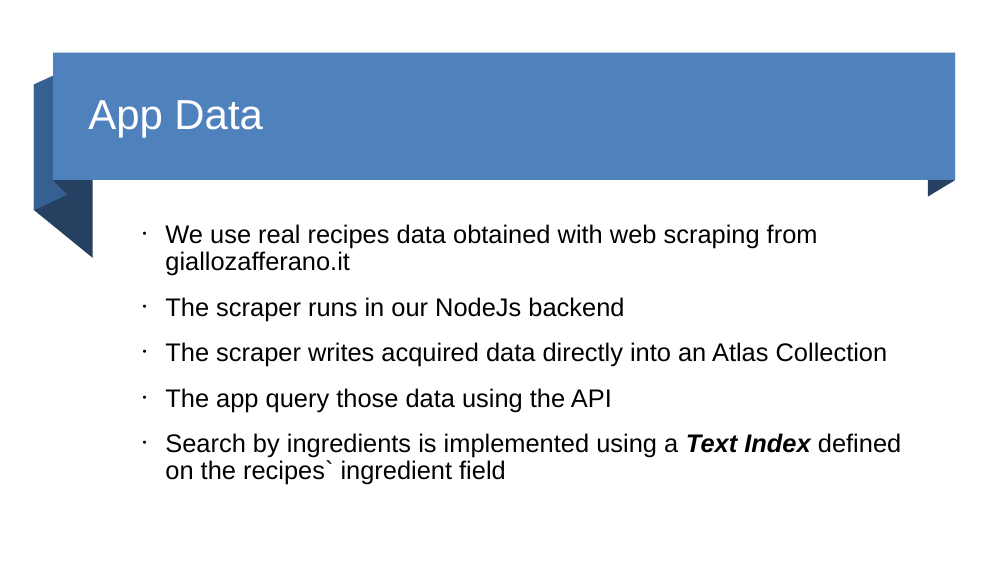
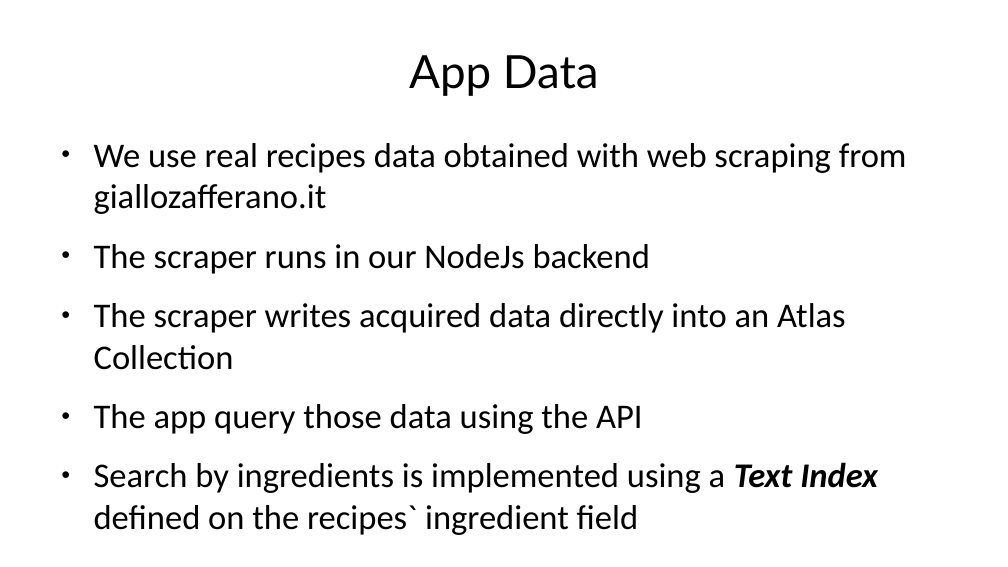
Before and after one commit to nicoDs96/recipes-SE, a slide deck: slide 6 of MACC APP SLIDES/tuna_pres.pptx. Drawn at 1008x567 pixels with LibreOffice and Linux fonts; fonts in the diff are those of the drawing. Boxes give left, top, right and bottom in pixels: in the first picture for what was removed or moved away, otherwise in the second. Text is boxed around its words. In the diff, an @@ line names an element or a change of style, - is before the commit and + after.

```diff
--- a/MACC APP SLIDES/tuna_pres.pptx
+++ b/MACC APP SLIDES/tuna_pres.pptx
@@ text "App Data": place and size @@
-text "App Data" at bbox=[88, 100, 262, 138]
+text "App Data" at bbox=[409, 55, 599, 96]
@@ text "App Data" at bbox=[409, 55, 599, 96]: size 33 to 36 pt, font Arial to Lato, text colour #FFFFFF to #000000; alignment left to centre; line spacing 0.9 to 1; less space between paragraphs @@
@@ freeform shape removed at bbox=[53, 53, 67, 195] @@
@@ rectangle removed at bbox=[53, 52, 955, 179] @@
@@ freeform shape removed at bbox=[928, 52, 956, 197] @@
@@ freeform shape removed at bbox=[34, 84, 92, 257] @@
@@ freeform shape removed at bbox=[34, 70, 67, 210] @@
@@ text "We use real recipes data ...": place and size @@
-text "We use real recipes data ..." at bbox=[165, 224, 901, 485]
+text "We use real recipes data ..." at bbox=[94, 143, 907, 535]
@@ text "We use real recipes data ..." at bbox=[94, 143, 907, 535]: size 20 to 27.2 pt, font Arial to Calibri; bullet • to ●; line spacing 0.9 to 1; vertical alignment middle to top @@
```
Also in this commit, not shown: 6 other slides changed, 4 other files.
